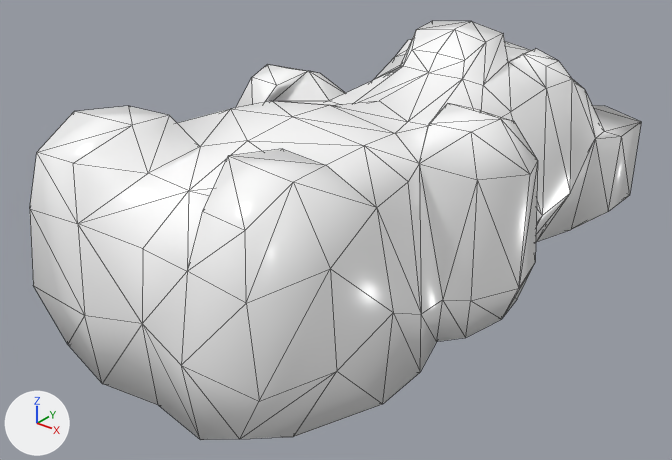
Two versions of the glTF model EverythingLibraryBrowser/models/consumables/consumables-sugar-gummybear/consumables-sugar-gummybear_v5.glb, one commit apart.
Before and after are seen from a camera (50 mm lens) standing at (0.0258, -0.0357, 0.0252) and looking at (-0.001, -0.0022, 0.0044). The lights are fixed; the arrows at lower left show +X, +Y and +Z. The first picture is the older version. Mesh edges are drawn as thin lines. Vertices at exactly the same position are counted once.

Names of what the first picture shows: 'GummyBear_v5'.
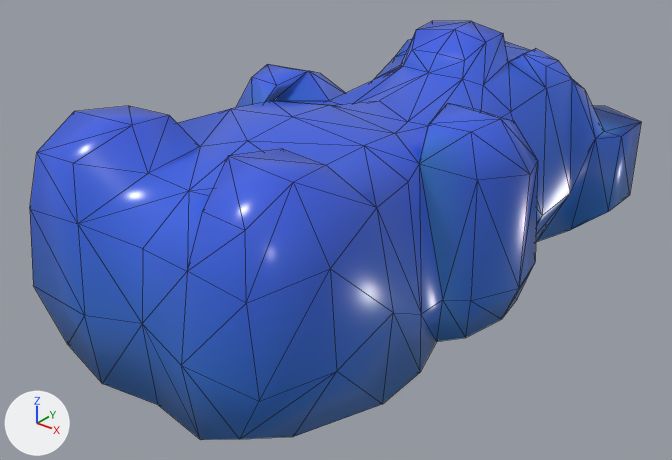
The newer file is also turned or shifted as a whole; pictures and numbers use the older file's frame.

What differs and where, as boxes [x1, y1, x2, y2] in the pictures (672 x 460 px):
part 1 of me_mesh_165, recoloured (white to blue): [30, 21, 641, 440] in both

The edits, one by one:
me_mesh_165 has 206 vertices, 408 faces and spans x -0.0085..0.0085, y -0.0164..0.0164, z 0.0..0.0133.
me_mesh_165 is used by ob_gummybear_v5; location (0.0, 0.0, 0.0).
me_mesh_165 part 1: 408 faces centred in x -0.0083..0.0083, y -0.0162..0.016, z 0.0..0.0131 are repainted in the vertex colours; the middle colour goes from white #ffffff to blue #3968da.
